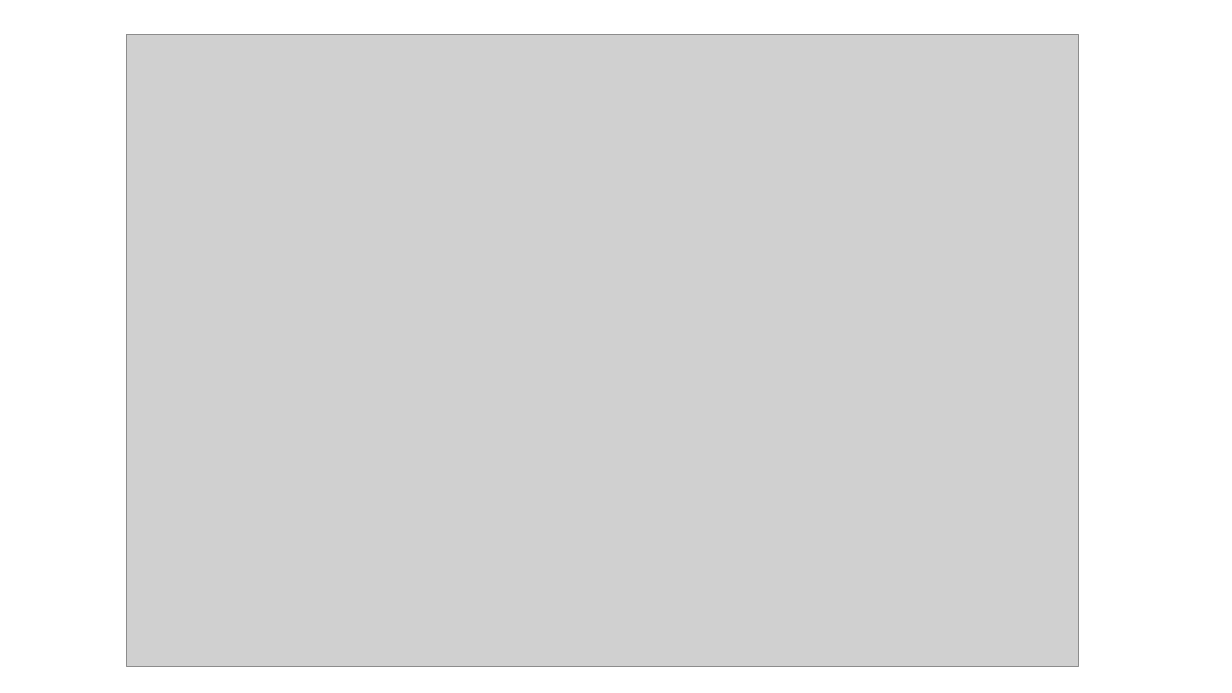
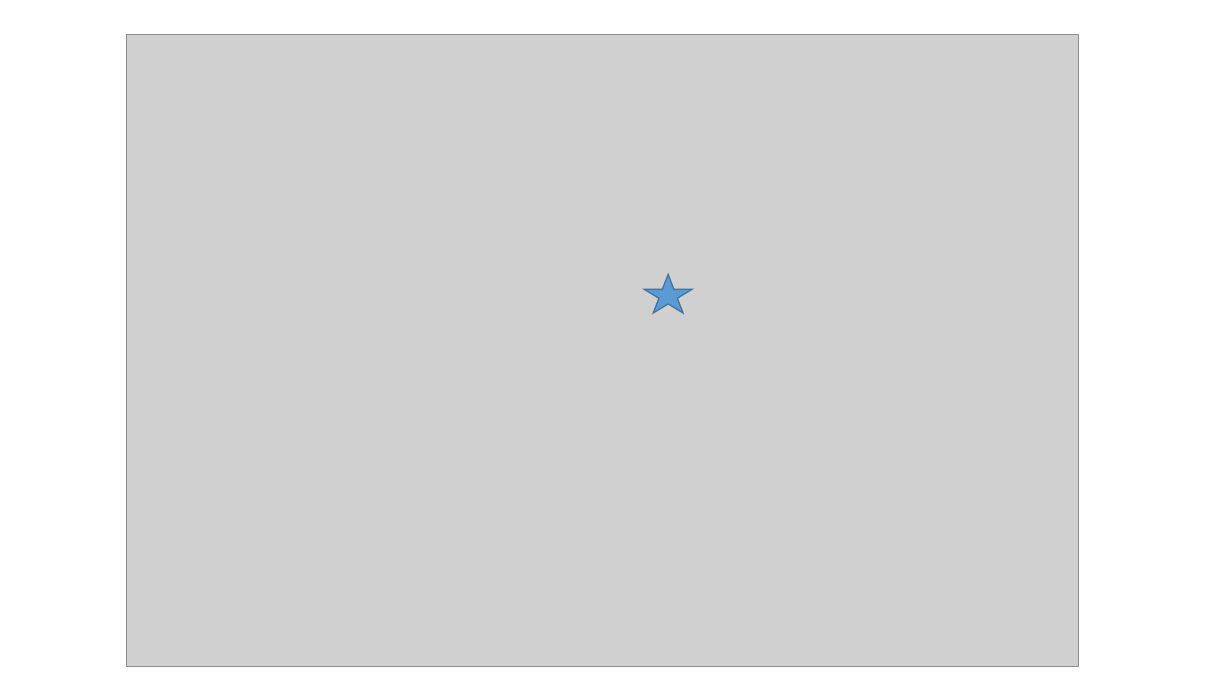
Before and after one commit to cri-hash/Progetto-Embedded, a slide deck: slide 1 of File Report/database/lista operazioni.pptx. Drawn at 1232x693 pixels with LibreOffice and Linux fonts; fonts in the diff are those of the drawing; grey boxes stand for pictures. Boxes give left, top, right and bottom in pixels: in the first picture for what was removed or moved away, otherwise in the second. Text is boxed around its words. In the diff, an @@ line names an element or a change of style, - is before the commit and + after.

```diff
--- a/File Report/database/lista operazioni.pptx
+++ b/File Report/database/lista operazioni.pptx
@@ star added at <box>644,274,692,313</box>, fill #5B9BD5, outline #43739E 1 pt @@
```
Also in this commit, not shown: 8 other files.
